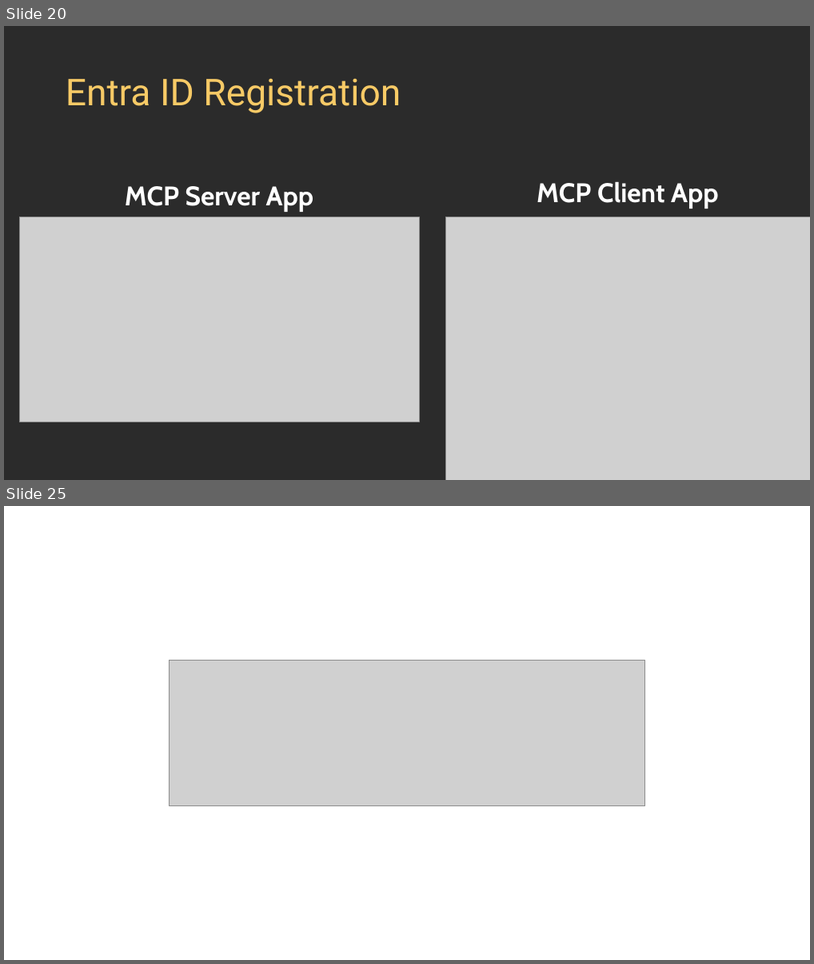
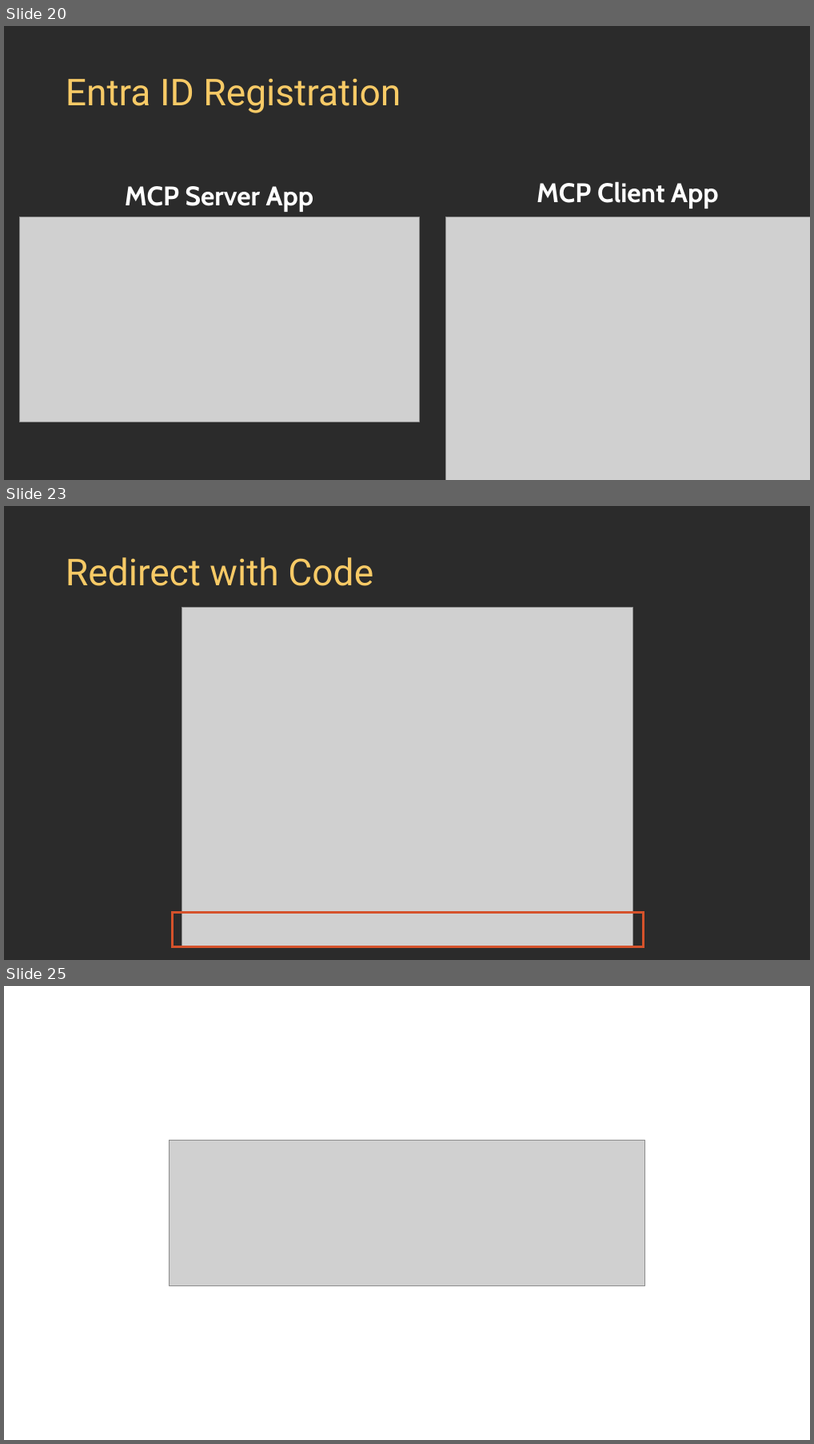
Before and after one commit to luismanez/agentcamp-madrid-2026, a slide deck: slides/AgentCamp 2026 - MCP Auth - luismanez.pptx. Shown one above the other, each under a label of ours: slides 20 and 25 before the commit, slides 20, 23 and 25 after it; the slides between them are not shown. The pictures are 814x964 and 814x1444 pixels, drawn with LibreOffice and Linux fonts; fonts in the diff are those of the drawing; grey boxes stand for pictures; background and template pictures are left out; a plain dark background stands for a picture behind light text. Boxes give left, top, right and bottom in pixels: in the first picture for what was removed or moved away, otherwise in the second. Text is boxed around its words. In the diff, an @@ line names an element or a change of style, - is before the commit and + after.

```diff
--- a/slides/AgentCamp 2026 - MCP Auth - luismanez.pptx
+++ b/slides/AgentCamp 2026 - MCP Auth - luismanez.pptx
@@ slide 23 added at (4,506,810,960), background picture (left out) @@
@@ title added at (66,557,374,586), 44 pt, text #F7CA66 @@
+Redirect with Code
@@ picture added at (182,608,633,947) @@
@@ rectangle added at (173,912,644,947), outline #D5522B 3 pt @@
```
Also in this commit, not shown: 1 slide changed, 4 other slides added, 4 slides removed.
